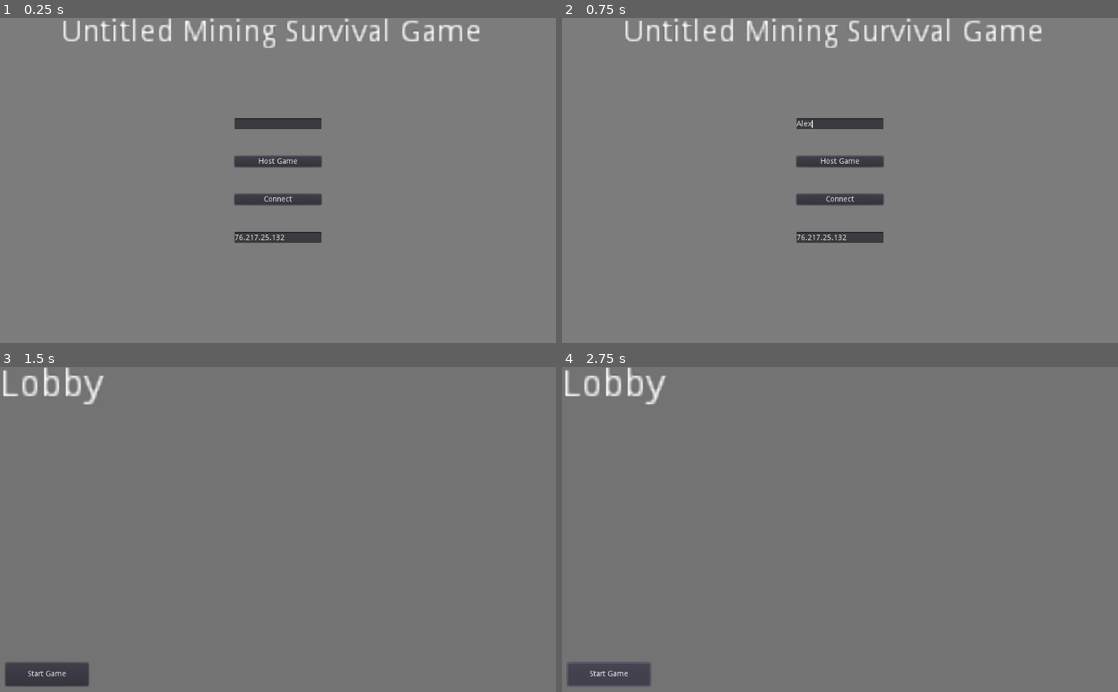
Above: before the commit, frames 1-4 (two rows, left to right).
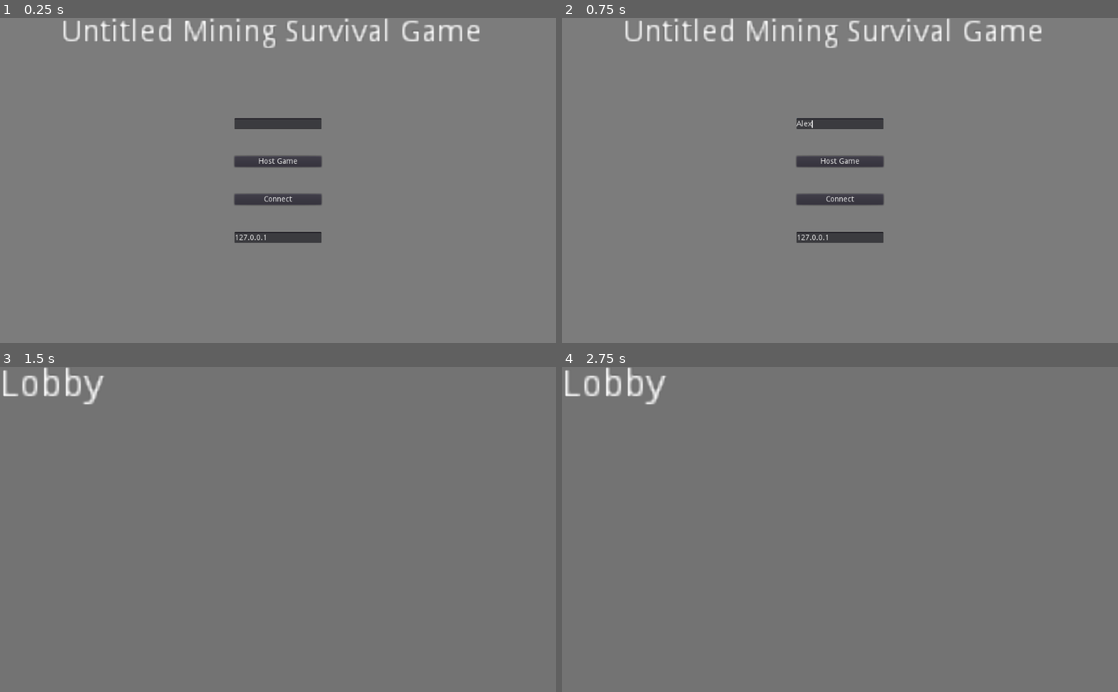
Above: after the commit, the same moments.

Repository: JamesDSource/CoalMineGame
Game: Godot game, scene res://Main Menu/MainMenu.tscn
The game is run twice, just before and just after one commit, with the same random seed, the same clock (stepped at 60 frames per second) and the same inputs.
Inputs (mouse positions are in pixels of both pictures, inside the frame that each line leads up to):
- Up to frame 1 (0.25 s): no input
- Up to frame 2 (0.75 s): click (840, 122) at 0.52 s; type "Alex" at 0.6 s
- Up to frame 3 (1.5 s): click "Host Game" at 1.25 s
- Up to frame 4 (2.75 s): click (606, 675) at 2 s, where only the run before the commit has a clickable "Start Game"

The runs differ from the first frame. In frame 1, less than 0.1% of the frame differs, in the area x 42-52%, y 66-69%; in frame 2, less than 0.1%; in frame 3, 1.1%; in frame 4, 1.1%, in the area x 0-16%, y 90-99%.

Commit message:
commit_12/28/2020
spawn points

Diff:
--- a/Lobby/Lobby.gd
+++ b/Lobby/Lobby.gd
@@ -11,3 +11,12 @@
 	for i in range(label_index, 5):
 		var player_label_node = get_node("Players/PlayerLabel" + str(i))
 		player_label_node.text = ""
+
+	$StartButton.visible = get_tree().is_network_server()
+
+
+sync func _start_game():
+	get_tree().change_scene("res://Test/Test.tscn")
+
+func _on_StartButton_pressed():
+	rpc("_start_game")
--- a/Lobby/Lobby.tscn
+++ b/Lobby/Lobby.tscn
@@ -58,7 +58,7 @@
 margin_right = 100.0
 margin_bottom = 403.0
 
-[node name="Button" type="Button" parent="."]
+[node name="StartButton" type="Button" parent="."]
 anchor_top = 1.0
 anchor_bottom = 1.0
 margin_left = 10.0
@@ -69,3 +69,4 @@
 __meta__ = {
 "_edit_use_anchors_": false
 }
+[connection signal="pressed" from="StartButton" to="." method="_on_StartButton_pressed"]
--- a/Main Menu/MainMenu.tscn
+++ b/Main Menu/MainMenu.tscn
@@ -70,7 +70,7 @@
 margin_bottom = 335.0
 rect_min_size = Vector2( 0, 20 )
 hint_tooltip = "IP"
-text = "76.217.25.132"
+text = "127.0.0.1"
 highlight_current_line = true
 [connection signal="pressed" from="VBoxContainer/ButtonHost" to="." method="_on_ButtonHost_pressed"]
 [connection signal="pressed" from="VBoxContainer/ButtonConnect" to="." method="_on_ButtonConnect_pressed"]
--- /dev/null
+++ b/Player Spawner/PlayerSpawner.gd
@@ -0,0 +1,19 @@
+tool
+extends Spatial
+
+export var spawn_points = 4 setget spawn_points_changed
+
+
+func spawn_points_changed(sp):
+	if Engine.editor_hint:
+		spawn_points = sp
+
+		var children = get_children()
+		for child in children:
+			remove_child(child)
+
+		for i in range(0, spawn_points):
+			var position = Position3D.new()
+			position.name = "SpawnPoint" + str(i + 1)
+			add_child(position)
+			position.set_owner(get_tree().get_edited_scene_root())
--- /dev/null
+++ b/Player Spawner/PlayerSpawner.tscn
@@ -0,0 +1,15 @@
+[gd_scene load_steps=2 format=2]
+
+[ext_resource path="res://Player Spawner/PlayerSpawner.gd" type="Script" id=1]
+
+[node name="PlayerSpawner" type="Spatial"]
+transform = Transform( 1, 0, 0, 0, 1, 0, 0, 0, 1, 0.00125206, 0.669768, 0.00665855 )
+script = ExtResource( 1 )
+
+[node name="SpawnPoint1" type="Position3D" parent="."]
+
+[node name="SpawnPoint2" type="Position3D" parent="."]
+
+[node name="SpawnPoint3" type="Position3D" parent="."]
+
+[node name="SpawnPoint4" type="Position3D" parent="."]
--- a/Player/Player.tscn
+++ b/Player/Player.tscn
@@ -23,6 +23,12 @@
 emission_on_uv2 = false
 subsurf_scatter_enabled = true
 subsurf_scatter_strength = 0.0
+
+[sub_resource type="SpatialMaterial" id=6]
+albedo_color = Color( 1, 0, 0, 1 )
+
+[sub_resource type="CapsuleMesh" id=5]
+material = SubResource( 6 )
 
 [node name="Player" type="KinematicBody"]
 script = ExtResource( 1 )
@@ -50,3 +56,8 @@
 [node name="MeshInstance" type="MeshInstance" parent="Head/Camera/RayCast/LookPoint"]
 mesh = SubResource( 3 )
 material/0 = SubResource( 4 )
+
+[node name="MeshInstance" type="MeshInstance" parent="."]
+transform = Transform( 1, 0, 0, 0, -1.62921e-07, -1, 0, 1, -1.62921e-07, 0, 2, 0 )
+mesh = SubResource( 5 )
+material/0 = null
--- a/Test/Test.tscn
+++ b/Test/Test.tscn
@@ -1,6 +1,4 @@
-[gd_scene load_steps=4 format=2]
-
-[ext_resource path="res://Player/Player.tscn" type="PackedScene" id=1]
+[gd_scene load_steps=3 format=2]
 
 [sub_resource type="PlaneMesh" id=1]
 
@@ -10,7 +8,7 @@
 [node name="Test" type="Spatial"]
 
 [node name="MeshInstance" type="MeshInstance" parent="."]
-transform = Transform( 9.99656, 0, 0, 0, 1, 0, 0, 0, 8.00161, 0, 0, 0 )
+transform = Transform( 65.6115, 0, 0, 0, 1, 0, 0, 0, 52.5179, 0, 0, 0 )
 mesh = SubResource( 1 )
 material/0 = null
 
@@ -18,6 +16,3 @@
 
 [node name="CollisionShape" type="CollisionShape" parent="MeshInstance/StaticBody"]
 shape = SubResource( 2 )
-
-[node name="KinematicBody" parent="." instance=ExtResource( 1 )]
-transform = Transform( 1, 0, 0, 0, 1, 0, 0, 0, 1, 0, 0.229615, 0 )
Not shown: 1 places in Player/Player.tscn that only renumber resources
